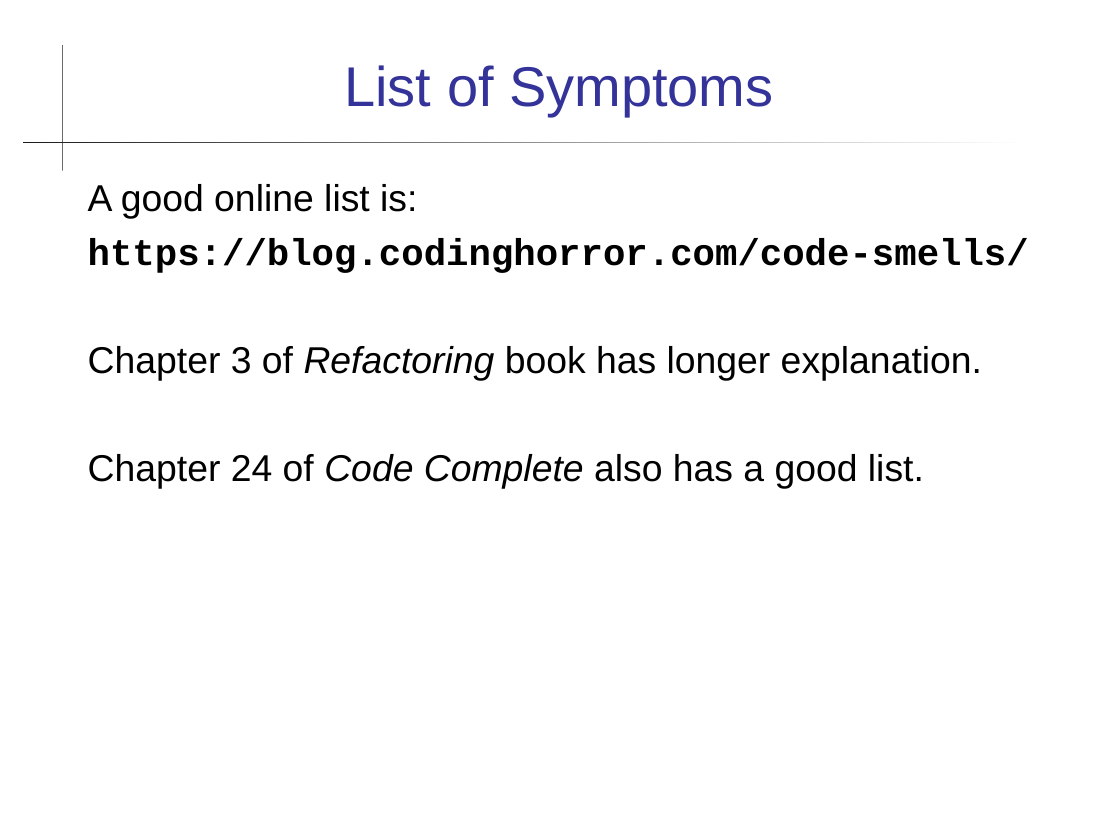
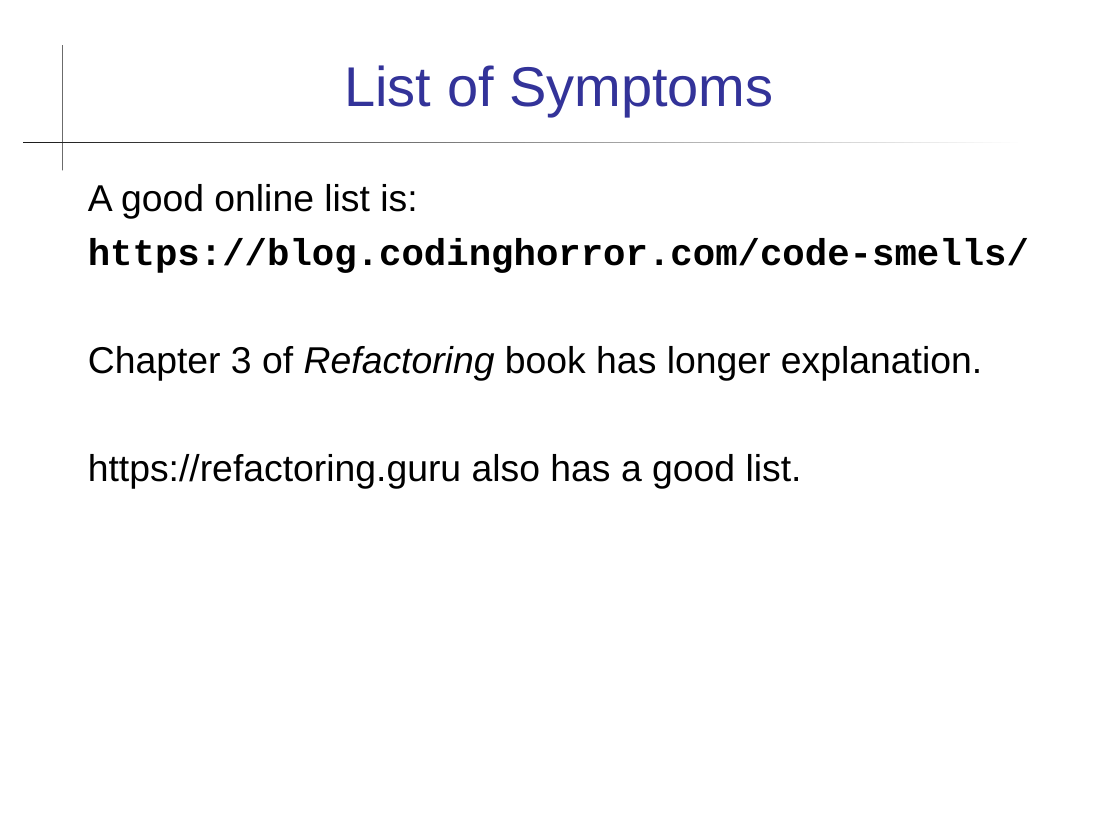
Before and after one commit to cpske/ISP, a slide deck: slide 13 of refactoring/Refactoring-Patterns.ppt. Drawn at 1120x840 pixels with LibreOffice and Linux fonts; fonts in the diff are those of the drawing. Boxes give left, top, right and bottom in pixels: in the first picture for what was removed or moved away, otherwise in the second. Text is boxed around its words. In the diff, an @@ line names an element or a change of style, - is before the commit and + after.

```diff
--- a/refactoring/Refactoring-Patterns.ppt
+++ b/refactoring/Refactoring-Patterns.ppt
@@ text at box(88, 454, 802, 489): text changed @@
-Chapter 24 of Code Complete also has a good list.
+https://refactoring.guru also has a good list.
```
Also in this commit, not shown: 4 other slides changed, 9 other files.
